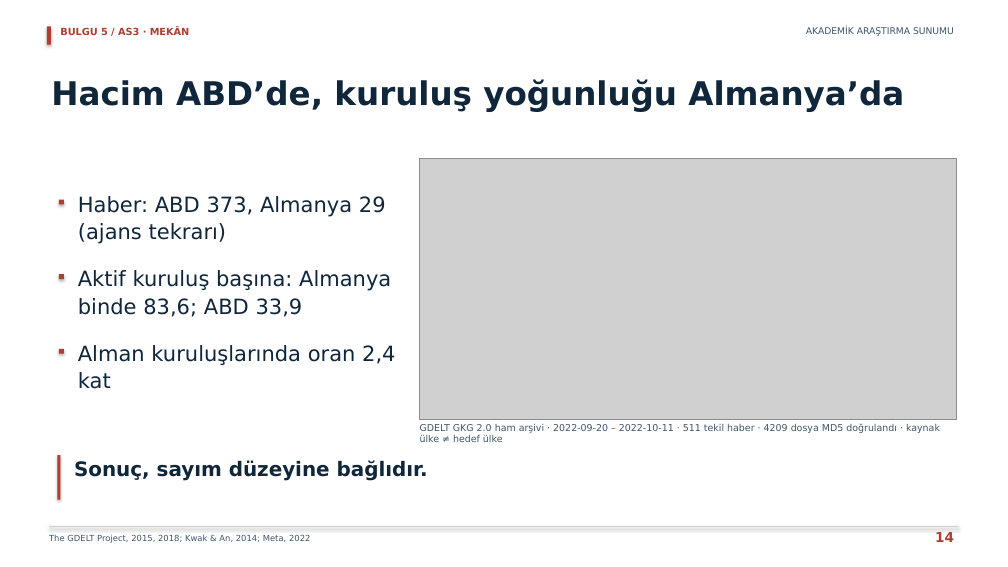
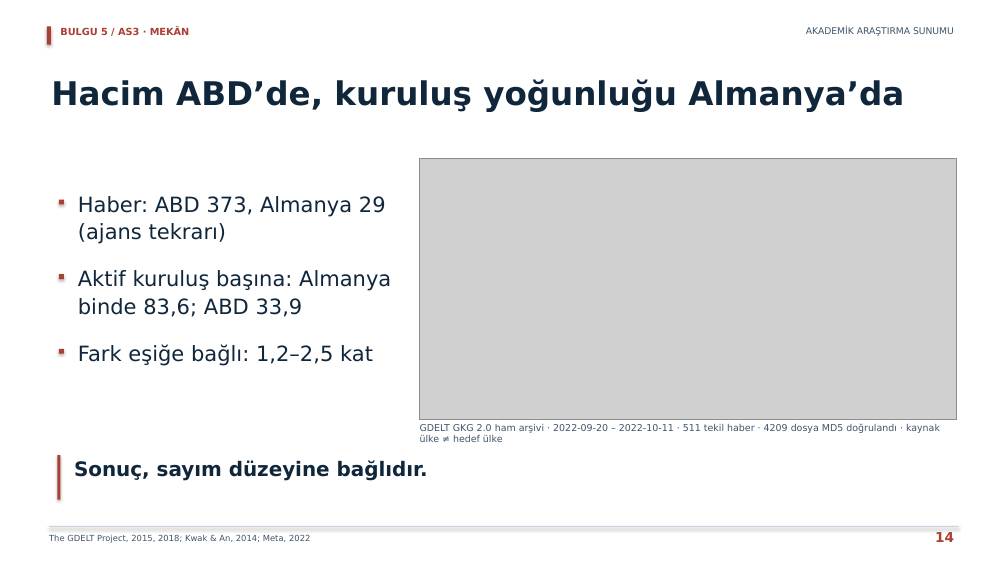
Before and after one commit to erdemkulaclii/SUNUM, a slide deck: slide 14 of output/AKADEMIK_ODAKLI_SUNUM.pptx. Drawn at 1008x567 pixels with LibreOffice and Linux fonts; fonts in the diff are those of the drawing; grey boxes stand for pictures. Boxes give left, top, right and bottom in pixels: in the first picture for what was removed or moved away, otherwise in the second. Text is boxed around its words. In the diff, an @@ line names an element or a change of style, - is before the commit and + after.

```diff
--- a/output/AKADEMIK_ODAKLI_SUNUM.pptx
+++ b/output/AKADEMIK_ODAKLI_SUNUM.pptx
@@ text at <box>78,344,373,366</box>: text changed @@
-Alman kuruluşlarında oran 2,4
-kat
+Fark eşiğe bağlı: 1,2–2,5 kat
```
Also in this commit, not shown: 1 other slide changed, 25 other files.
